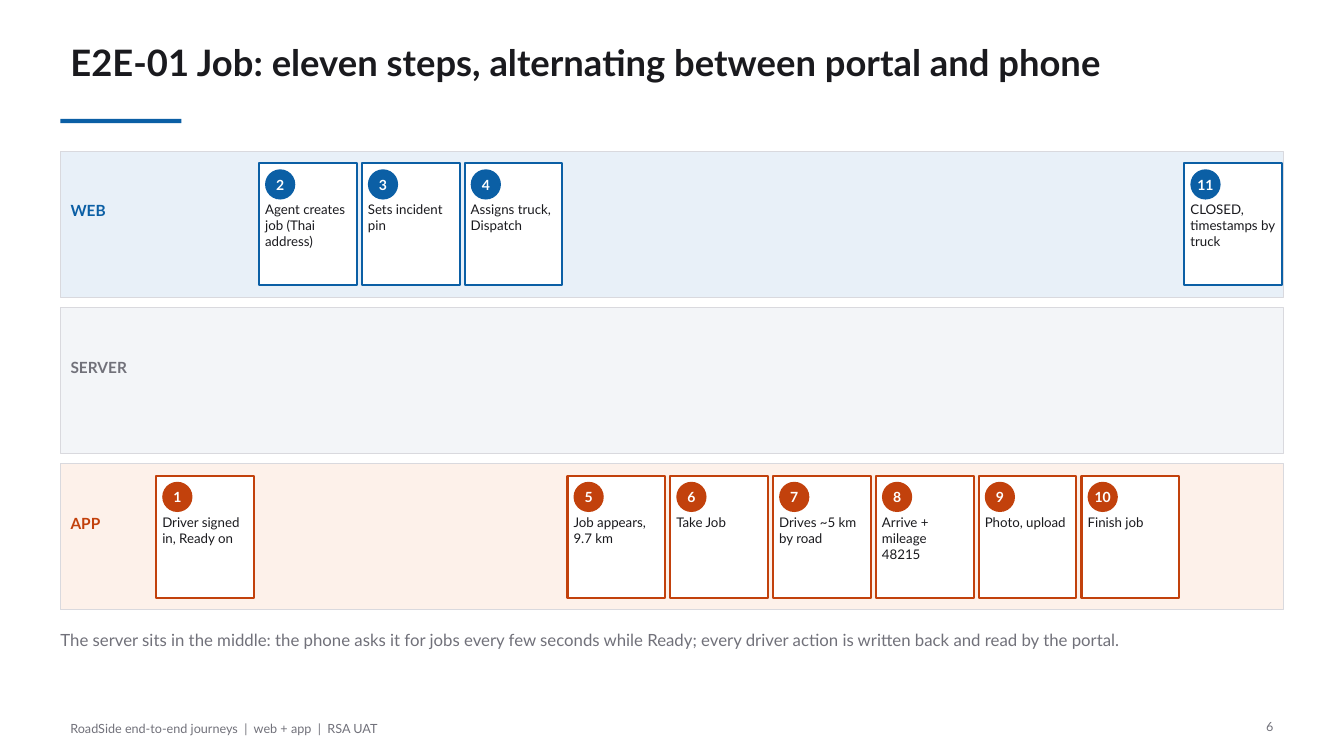
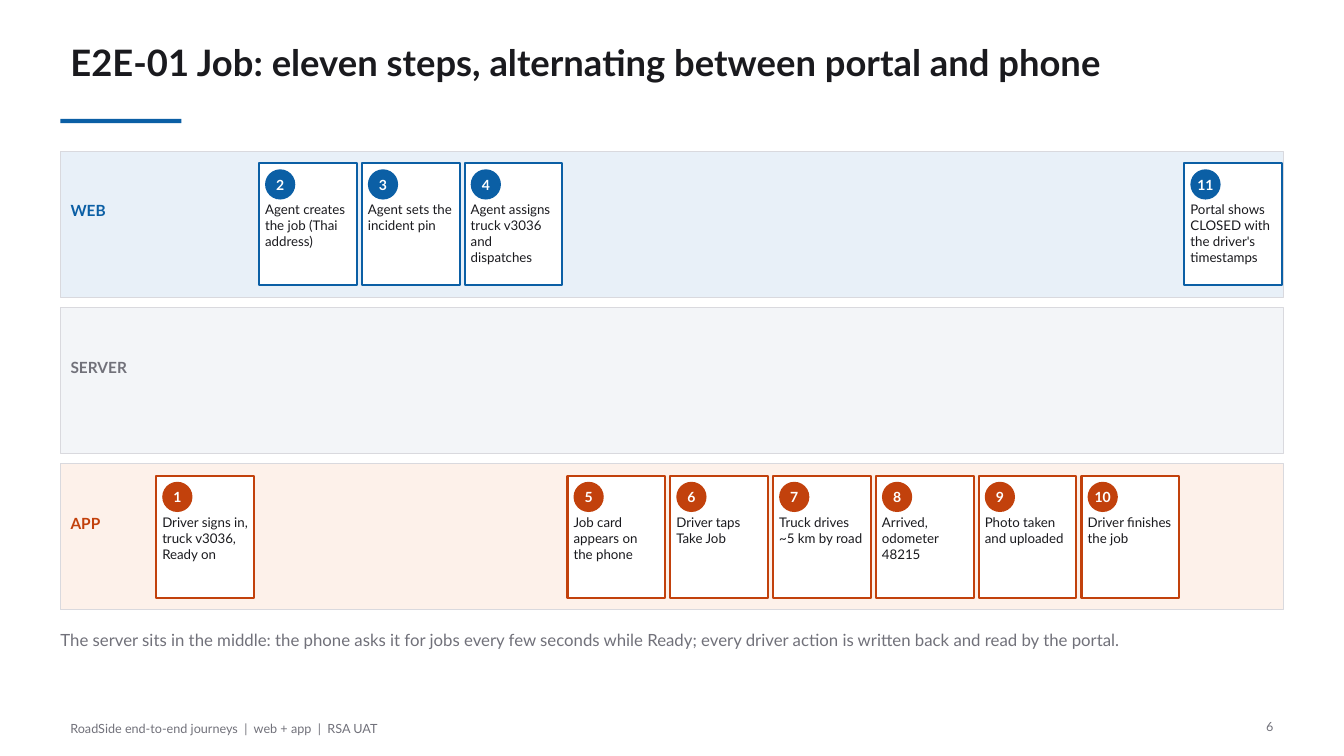
Before and after one commit to bulubuloa/AS.APAC.AI.Workshop, a slide deck: slide 6 of presentations/RoadSide_E2E_Journeys.pptx. Drawn at 1344x756 pixels with LibreOffice and Linux fonts; fonts in the diff are those of the drawing. Boxes give left, top, right and bottom in pixels: in the first picture for what was removed or moved away, otherwise in the second. Text is boxed around its words. In the diff, an @@ line names an element or a change of style, - is before the commit and + after.

Commit message:
E2E tests follow the suite steps (11/8) with captions held 2.5 s; deck with 22 Oct results

```diff
--- a/presentations/RoadSide_E2E_Journeys.pptx
+++ b/presentations/RoadSide_E2E_Journeys.pptx
@@ text at bbox=[265, 204, 345, 248]: text changed @@
-Agent creates job (Thai address)
+Agent creates the job (Thai address)
@@ text at bbox=[368, 204, 452, 233]: text changed @@
-Sets incident pin
+Agent sets the incident pin
@@ text at bbox=[471, 204, 550, 265]: text changed @@
-Assigns truck, Dispatch
+Agent assigns truck v3036 and dispatches
@@ text at bbox=[1190, 204, 1270, 265]: text changed @@
-CLOSED, timestamps by truck
+Portal shows CLOSED with the driver's timestamps
@@ text at bbox=[162, 517, 248, 562]: text changed @@
-Driver signed in, Ready on
+Driver signs in, truck v3036, Ready on
@@ text at bbox=[574, 517, 638, 562]: text changed @@
-Job appears, 9.7 km
+Job card appears on the phone
@@ text at bbox=[676, 517, 741, 543]: text changed @@
-Take Job
+Driver taps Take Job
@@ text at bbox=[779, 517, 862, 546]: text changed @@
-Drives ~5 km by road
+Truck drives ~5 km by road
@@ text at bbox=[882, 517, 939, 559]: text changed @@
-Arrive + mileage 48215
+Arrived, odometer 48215
@@ text at bbox=[985, 517, 1064, 546]: text changed @@
-Photo, upload
+Photo taken and uploaded
@@ text at bbox=[1088, 517, 1171, 546]: text changed @@
-Finish job
+Driver finishes the job
```
Also in this commit, not shown: 5 other slides changed, 1 slide added, 13 other files.
